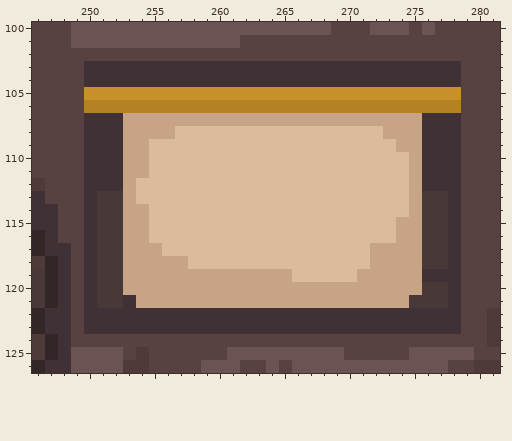
File history of a pixel-art file, Aseprite/desk.aseprite. The picture above was drawn from the file before the commit.
480x270 pixels, 1 frame. Colours within 5 levels of each other are drawn and written as one. Shown: x 246..281, y 100..126. The commit also changed other parts of the picture, which this record leaves out.
The same view after the edit:
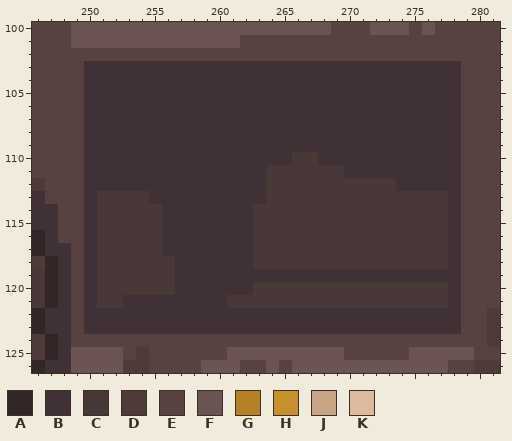
Palette (. is transparent): A #322726  B #3f3135  C #483837  D #4e3a39  E #584241  F #6a5352  G #b48124  H #c7902a  J #c7a485  K #dbba9d
What changed:
layer "calender" now hidden
y 105: x 250..278 HHHHHHHHHHHHHHHHHHHHHHHHHHHHH -> BBBBBBBBBBBBBBBBBBBBBBBBBBBBB
y 106: x 250..278 GGGGGGGGGGGGGGGGGGGGGGGGGGGGG -> BBBBBBBBBBBBBBBBBBBBBBBBBBBBB
y 107: x 253..275 JJJJJJJJJJJJJJJJJJJJJJJ -> BBBBBBBBBBBBBBBBBBBBBBB
y 108: x 253..275 JJJJKKKKKKKKKKKKKKKKJJJ -> BBBBBBBBBBBBBBBBBBBBBBB
y 109: x 253..275 JJKKKKKKKKKKKKKKKKKKKJJ -> BBBBBBBBBBBBBBBBBBBBBBB
y 110: x 253..275 JJKKKKKKKKKKKKKKKKKKKKJ -> BBBBBBBBBBBBBCCBBBBBBBB
y 111: x 253..275 JJKKKKKKKKKKKKKKKKKKKKJ -> BBBBBBBBBBBCCCCCCBBBBBB
y 112: x 253..275 JKKKKKKKKKKKKKKKKKKKKKJ -> BBBBBBBBBBBCCCCCCCCCCBB
y 113: x 253..275 JKKKKKKKKKKKKKKKKKKKKKJ -> CCBBBBBBBBBCCCCCCCCCCCC
y 114: x 253..275 JJKKKKKKKKKKKKKKKKKKKKJ -> CCCBBBBBBBCCCCCCCCCCCCC
y 115..116: x 253..275 JJKKKKKKKKKKKKKKKKKKKJJ -> CCCBBBBBBBCCCCCCCCCCCCC
y 117: x 253..275 JJJKKKKKKKKKKKKKKKKJJJJ -> CCCBBBBBBBCCCCCCCCCCCCC
y 118: x 253..275 JJJJJKKKKKKKKKKKKKKJJJJ -> CCCCBBBBBBCCCCCCCCCCCCC
y 119: x 253..275 JJJJJJJJJJJJJKKKKKJJJJJ -> CCCCBBBBBBBBBBBBBBBBBBB
y 120: x 253..275 JJJJJJJJJJJJJJJJJJJJJJJ -> CCCCBBBBBBCCCCCCCCCCCCC
y 121: x 254..274 JJJJJJJJJJJJJJJJJJJJJ -> BBBBBBBCCCCCCCCCCCCCC
Where, in picture pixels (left, top, right, bottom), the same in both pictures:
changed: (84, 87, 461, 308)
